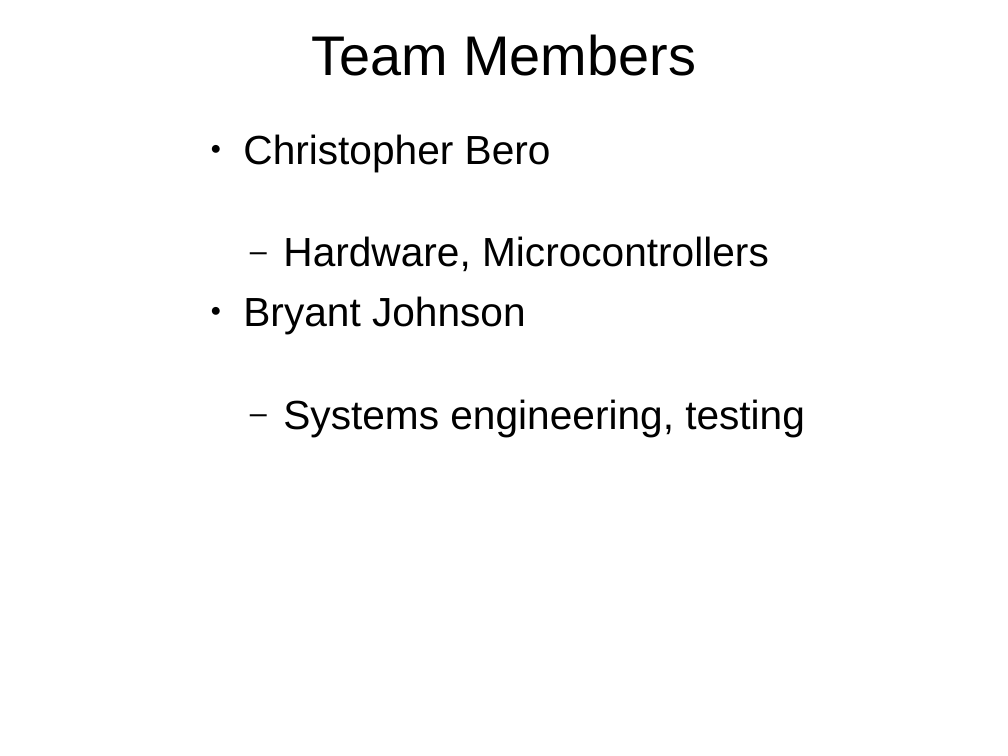
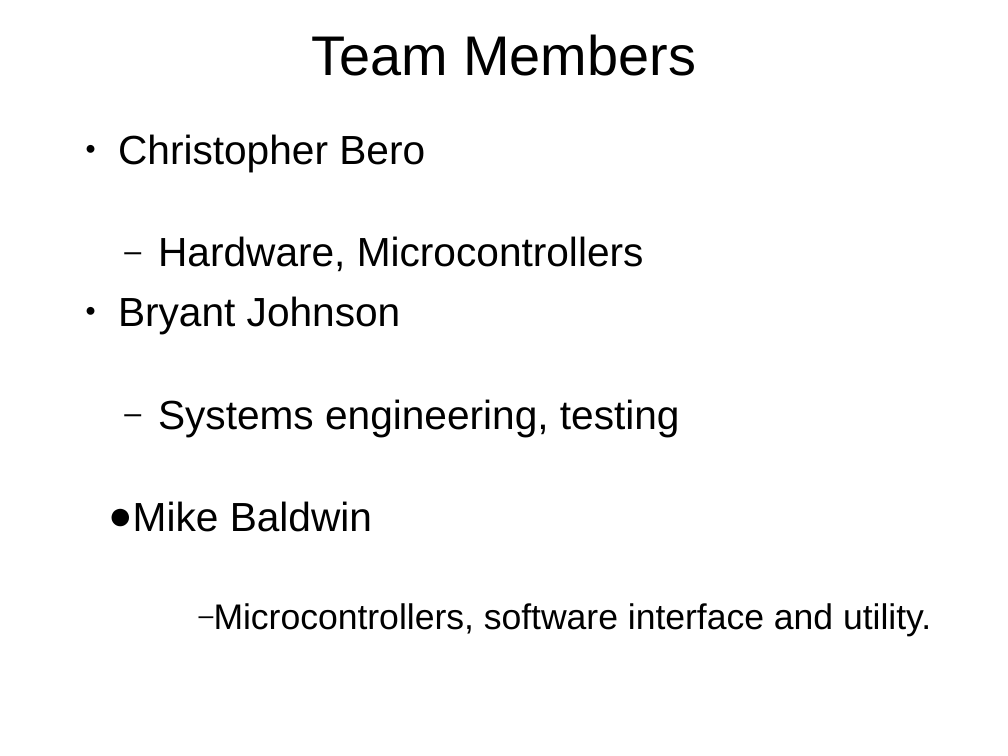
Before and after one commit to ctag/cpe495, a slide deck: slide 3 of projectProposal/presentation_Mike.pptx. Drawn at 1008x756 pixels with LibreOffice and Linux fonts; fonts in the diff are those of the drawing. Boxes give left, top, right and bottom in pixels: in the first picture for what was removed or moved away, otherwise in the second. Text is boxed around its words. In the diff, an @@ line names an element or a change of style, - is before the commit and + after.

```diff
--- a/projectProposal/presentation_Mike.pptx
+++ b/projectProposal/presentation_Mike.pptx
@@ text at [108,501,931,636]: paragraphs added @@
+● Mike Baldwin
+  – Microcontrollers, software interface and utility.
```
Also in this commit, not shown: 1 other slide changed, 1 slide added, 1 slide removed.
